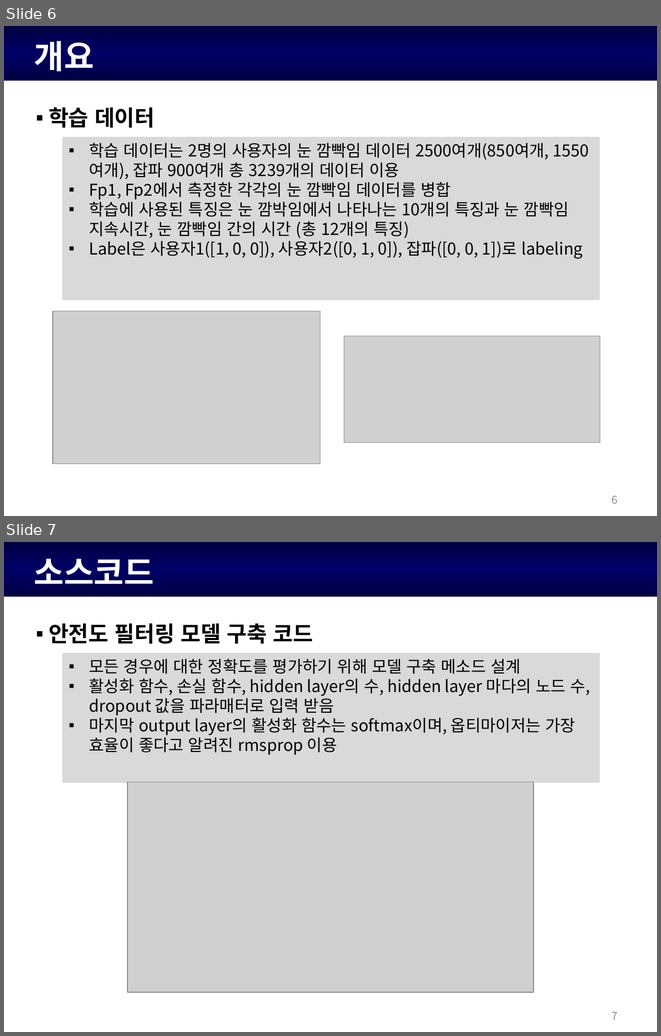
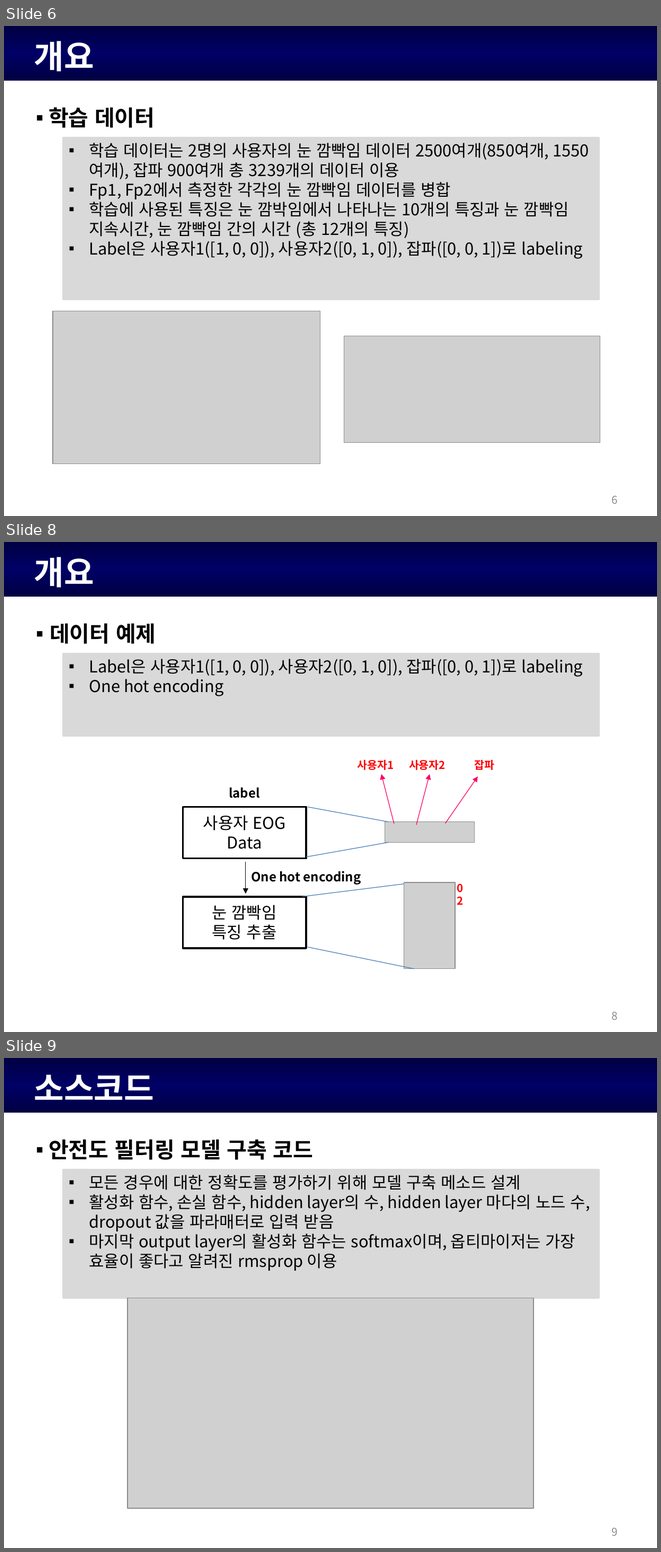
Before and after one commit to KiHyeon-Hong/EOG_filtering_model_report, a slide deck: 안전도 필터링 모델 정확도 실험.pptx. Shown one above the other, each under a label of ours: slides 6 and 7 before the commit, slides 6, 8 and 9 after it; the slides between them are not shown. The pictures are 661x1036 and 661x1552 pixels, drawn with LibreOffice and Linux fonts; fonts in the diff are those of the drawing; grey boxes stand for pictures; background and template pictures are left out. Boxes give left, top, right and bottom in pixels: in the first picture for what was removed or moved away, otherwise in the second. Text is boxed around its words. In the diff, an @@ line names an element or a change of style, - is before the commit and + after.

Commit message:
데이터 출력 및 ppt작성
데이터 출력 및 ppt작성

```diff
--- a/안전도 필터링 모델 정확도 실험.pptx
+++ b/안전도 필터링 모델 정확도 실험.pptx
@@ slide 8 added at (x1=4, y1=542, x2=657, y2=1032), background #FFFFFF; not listed: 1 template element that a slide beside it also shows @@
@@ text added at (x1=34, y1=557, x2=94, y2=588), 36 pt, text #FFFFFF, bold @@
+개요
@@ text added at (x1=50, y1=623, x2=156, y2=644), 24 pt, text #000000, bold @@
+▪ 데이터 예제
@@ rectangle added at (x1=63, y1=654, x2=599, y2=735), fill #D9D9D9, outline #D9D9D9 2 pt @@
@@ text added at (x1=89, y1=659, x2=583, y2=696), 18 pt, text #000000 @@
+▪ Label은 사용자1([1, 0, 0]), 사용자2([0, 1, 0]), 잡파([0, 0, 1])로 labeling
+▪ One hot encoding
@@ text added at (x1=358, y1=759, x2=394, y2=770), 12 pt, text #FF0000, bold @@
+사용자1
@@ text added at (x1=409, y1=759, x2=445, y2=770), 12 pt, text #FF0000, bold @@
+사용자2
@@ text added at (x1=474, y1=759, x2=494, y2=770), 12 pt, text #FF0000, bold @@
+잡파
@@ arrow added from (394, 823) to (381, 774), #FF0066 0.75 pt @@
@@ arrow added from (416, 824) to (430, 774), #FF0066 0.75 pt @@
@@ arrow added from (445, 823) to (478, 776), #FF0066 0.75 pt @@
@@ text added at (x1=229, y1=787, x2=260, y2=798), 14 pt, text #000000, bold @@
+label
@@ rectangle added at (x1=183, y1=807, x2=306, y2=859), fill #FFFFFF, outline #000000 2 pt @@
@@ line added from (308, 807) to (389, 821), #4B7EBC 0.75 pt @@
@@ text added at (x1=203, y1=815, x2=285, y2=849), 18 pt, text #000000 @@
+사용자 EOG
+Data
@@ picture added at (x1=385, y1=821, x2=475, y2=841) @@
@@ line added from (306, 857) to (389, 843), #4B7EBC 0.75 pt @@
@@ arrow added from (246, 861) to (246, 893), #000000 0.75 pt @@
@@ text added at (x1=251, y1=871, x2=361, y2=884), 14 pt, text #000000, bold @@
+One hot encoding
@@ line added from (302, 897) to (404, 883), #4B7EBC 0.75 pt @@
@@ picture added at (x1=404, y1=882, x2=455, y2=968) @@
@@ text added at (x1=457, y1=883, x2=464, y2=892), 12 pt, text #FF0000, bold @@
+0
@@ rectangle added at (x1=183, y1=897, x2=306, y2=948), fill #FFFFFF, outline #000000 2 pt @@
@@ text added at (x1=212, y1=905, x2=277, y2=940), 18 pt, text #000000 @@
+눈 깜빡임
+특징 추출
@@ text added at (x1=457, y1=896, x2=463, y2=905), 12 pt, text #FF0000, bold @@
+2
@@ line added from (308, 947) to (414, 968), #4B7EBC 0.75 pt @@
@@ page number added at (x1=612, y1=1012, x2=618, y2=1020), 12 pt, text #8C8C8C @@
+8
@@ what was slide 7 is now slide 9 @@
@@ page number at (x1=612, y1=1528, x2=618, y2=1536): text changed @@
-7
+9
```
Also in this commit, not shown: 1 slide changed, 5 other slides added, 1 other file.
